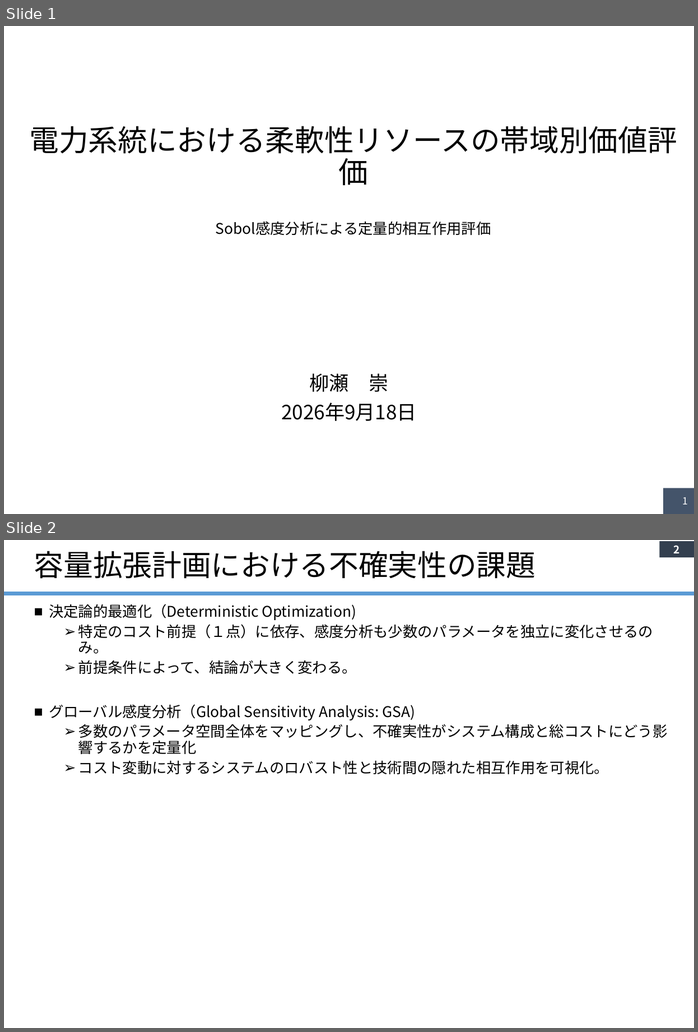
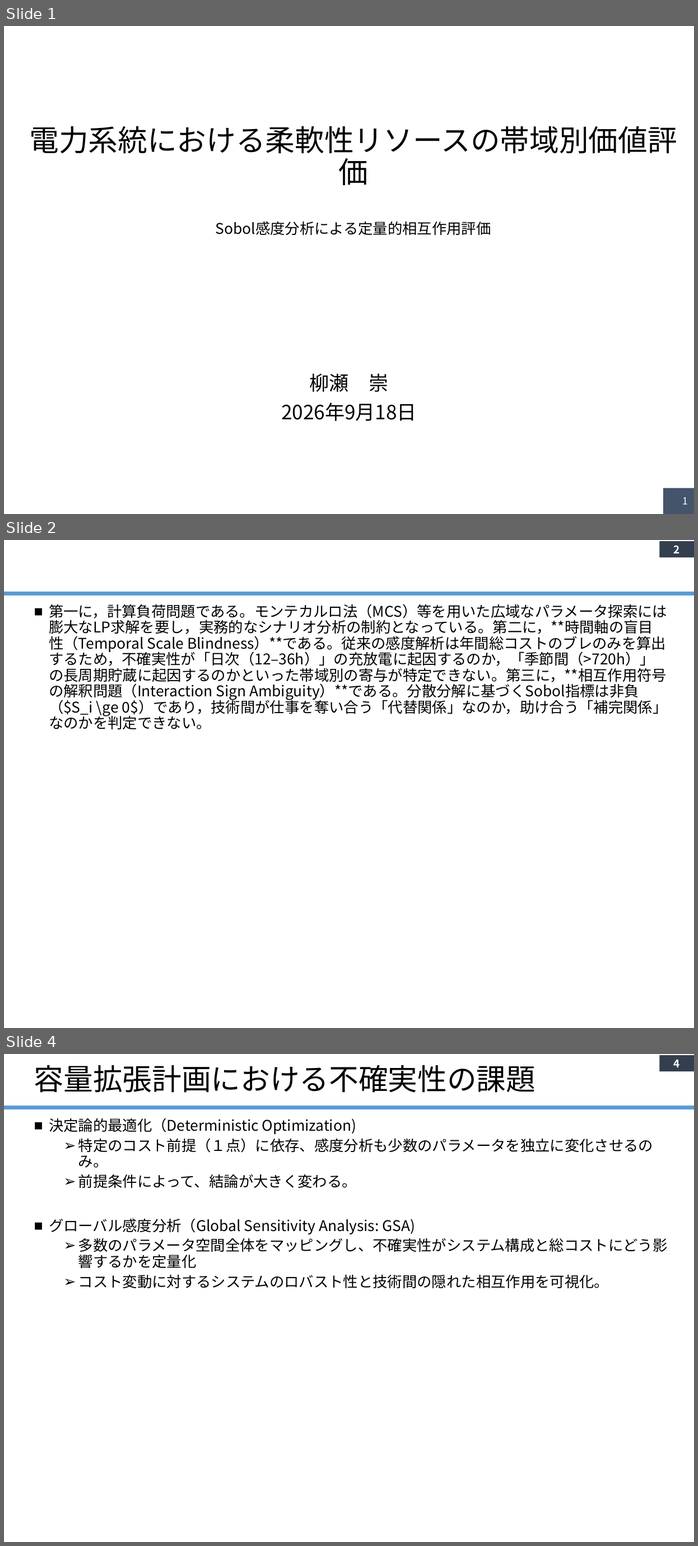
Before and after one commit to yanase1147/GSA-02, a slide deck: Study Outline.pptx. Shown one above the other, each under a label of ours: slides 1 and 2 before the commit, slides 1, 2 and 4 after it; the slides between them are not shown. The pictures are 698x1032 and 698x1546 pixels, drawn with LibreOffice and Linux fonts; fonts in the diff are those of the drawing. Boxes give left, top, right and bottom in pixels: in the first picture for what was removed or moved away, otherwise in the second. Text is boxed around its words. In the diff, an @@ line names an element or a change of style, - is before the commit and + after.

```diff
--- a/Study Outline.pptx
+++ b/Study Outline.pptx
@@ slide 2 added at [4,540,694,1028], background #FFFFFF; not listed: 2 template elements that a slide beside it also shows @@
@@ text added at [49,604,668,729], 18 pt, text #000000 @@
+■ 第一に，計算負荷問題である。モンテカルロ法（MCS）等を用いた広域なパラメータ探索には膨大なLP求解を要し，実務的なシナリオ分析の制約となっている。第二に，**時間軸の盲目性（Temporal Scale Blindness）**である。従来の感度解析は年間総コストのブレのみを算出するため，不確実性が「日次（12–36h）」の充放電に起因するのか，「季節間（>720h）」の長周期貯蔵に起因するのかといった帯域別の寄与が特定できない。第三に，**相互作用符号の解釈問題（Interaction Sign Ambiguity）**である。分散分解に基づくSobol指標は非負（$S_i \ge 0$）であり，技術間が仕事を奪い合う「代替関係」なのか，助け合う「補完関係」なのかを判定できない。
@@ what was slide 2 is now slide 4 @@
@@ page number at [674,1060,680,1067]: text changed @@
-2
+4
```
Also in this commit, not shown: 2 slides changed, 3 other slides added, 1 slide removed, 1 other file.
